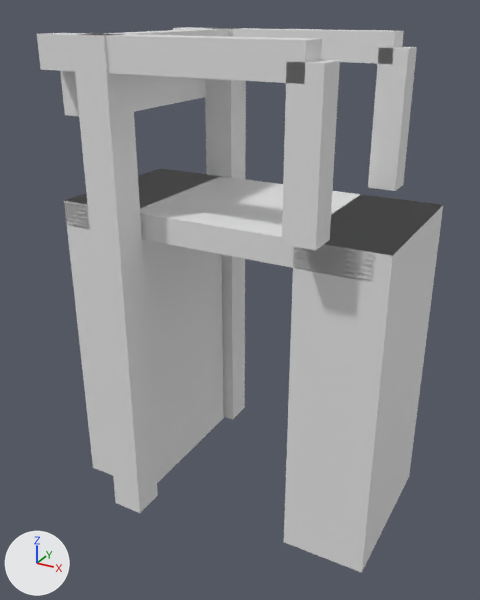
The glTF model models/hardinxveld-giessendam/hardinxveld-giessendam-brug-46b8734c/hardinxveld-giessendam-brug-46b8734c.glb: old version first, new version second.
The view is the same before and after, from a camera (50 mm lens) standing at (9.38, -17.81, 5.8) and looking at (-0.21, -0.37, -2.93). Every picture has the same lights, and +X, +Y and +Z are marked at lower left. The older version comes first.

Objects in the first picture: 'building:balans', 'building:balans 2', 'building:contragewicht', 'building:hamei', 'building:hamei 2', 'building:hangstang', 'building:hangstang 2', 'building:portaal', 'road:dek', 'road:landhoofd (aangenomen)', 'road:landhoofd (aangenomen) 2'.
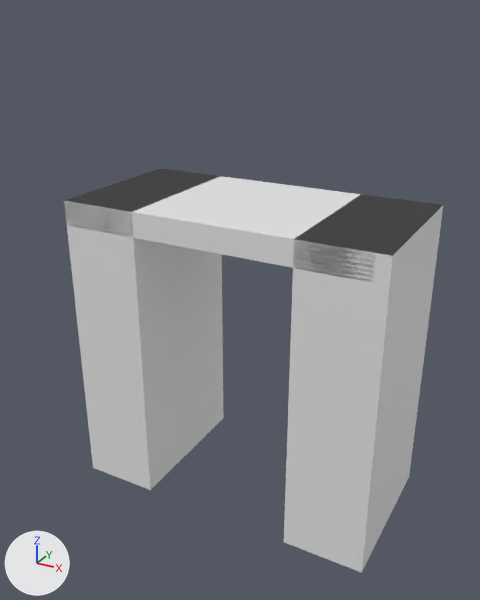
Where the change shows, as pixel boxes (x1, y1, x2, y2) in the pictures (480 x 600 px):
'building:hamei 2', deleted: before (72, 34, 158, 513)
'building:balans 2', deleted: before (37, 33, 322, 84)
'building:hangstang 2', deleted: before (282, 60, 340, 250)
'building:hamei', deleted: before (205, 28, 246, 419)
'building:hangstang', deleted: before (368, 47, 417, 191)
'building:balans', deleted: before (173, 27, 404, 64)
'building:contragewicht', deleted: before (60, 71, 206, 116)
'building:portaal', deleted: before (101, 28, 231, 37)

The change in detail:
Object 'building:hamei' (ob_building_hamei) is deleted.
Object 'building:hamei 2' (ob_building_hamei_2) is deleted.
Object 'building:portaal' (ob_building_portaal) is deleted.
Object 'building:balans' (ob_building_balans) is deleted.
Object 'building:hangstang' (ob_building_hangstang) is deleted.
Object 'building:balans 2' (ob_building_balans_2) is deleted.
Object 'building:hangstang 2' (ob_building_hangstang_2) is deleted.
Object 'building:contragewicht' (ob_building_contragewicht) is deleted.
